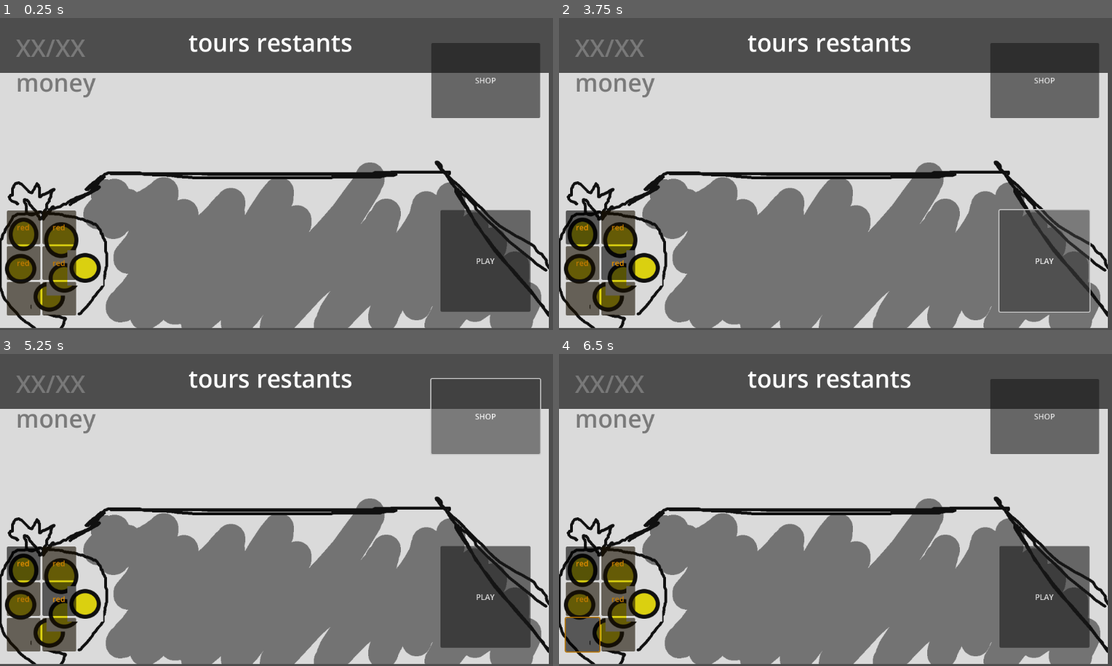
Above: before the commit, frames 1-4 (two rows, left to right).
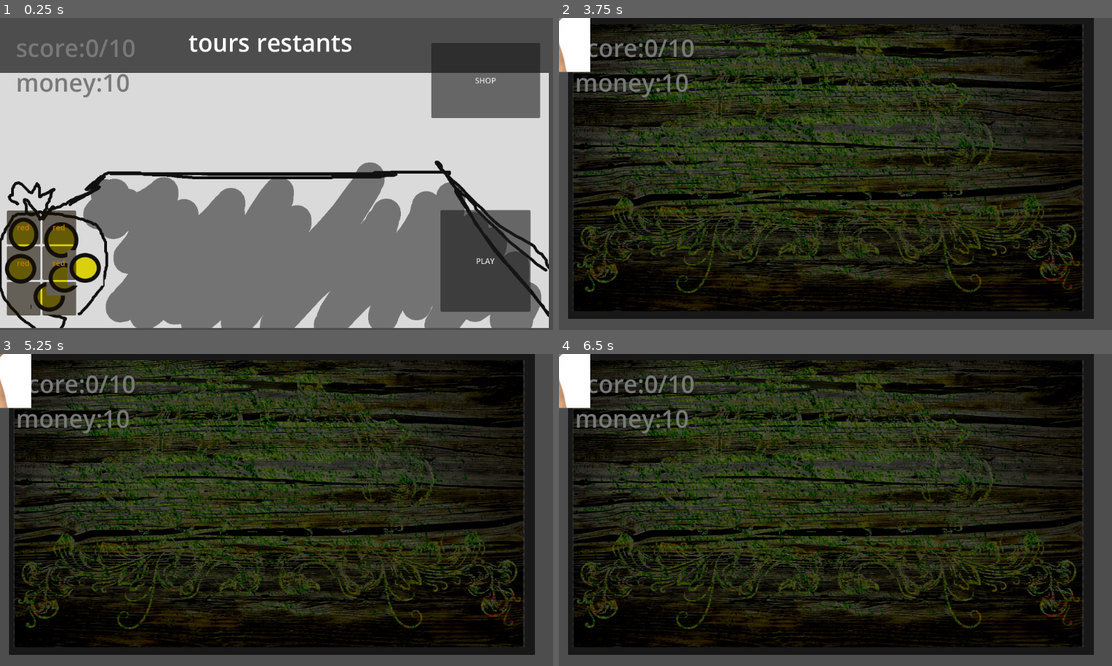
Above: after the commit, the same moments.

Repository: iceknith/ArcadiaJam-3-les3mousquetaires
Game: Godot game, scene res://src/GameScenes/main_game.tscn
Same seed, same stepped clock (60 frames per second), same inputs: the game is played once before the commit and once after it. Before the commit the project has no main scene; this scene is started directly in both runs.
Inputs (mouse positions are in pixels of both pictures, inside the frame that each line leads up to):
- Up to frame 1 (0.25 s): no input
- Up to frame 2 (3.75 s): click "red" at 0.5 s; click "red" at 1.25 s; click "red" at 2 s; click "red" at 2.75 s; click "PLAY" at 3.5 s
- Up to frame 3 (5.25 s): click (486, 597) at 4.25 s, where only the run before the commit has a clickable "PLAY"; click (486, 416) at 5 s, where only the run before the commit has a clickable "SHOP"
- Up to frame 4 (6.5 s): click (581, 634) at 5.77 s

The runs differ from the first frame. In frame 1, 0.6% of the frame differs, in the area x 2-25%, y 6-24%; in frame 2, 95%, in the area x 0-100%, y 0-100%; in frame 3, 95%; in frame 4, 95%.
Error before the commit: Parse Error: Function "afficheScore()" not found in base self. (res://src/GameScenes/GameManager.gd:15)

Commit message:
gamemanager repaired

Diff:
--- a/project.godot
+++ b/project.godot
@@ -11,6 +11,7 @@
 [application]
 
 config/name="ArcadiaJam#3-les3mousquetaires"
+run/main_scene="uid://df73jwxyyl64o"
 config/features=PackedStringArray("4.5", "Forward Plus")
 config/icon="res://icon.svg"
 
@@ -18,6 +19,7 @@
 
 OrganVars="*res://src/globalVars/organVars.gd"
 PlayerVars="*res://src/globalVars/playerVars.gd"
+PieceVars="*res://src/globalVars/pieceVars.gd"
 
 [global_group]
 
--- a/src/GameScenes/GameManager.gd
+++ b/src/GameScenes/GameManager.gd
@@ -13,6 +13,10 @@
 # Called every frame. 'delta' is the elapsed time since the previous frame.
 func _process(delta: float) -> void:
 	afficheScore()
+
+func afficheScore() -> void:
+	PlayerVars.score += collect_coins()
+	$PlayerScore.text = "score:" + str(PlayerVars.score) + "/" + str(scoreThreshold) + "\n" + "money:"+str(PlayerVars.money)
 
 
 func collect_coins() -> int:
@@ -35,3 +39,10 @@
 	$Shop.visible = false
 	$TableNormale.visible = false
 	$TableTopdown.visible = true
+
+	$Launch.launch()
+
+func _on_shop_exit_shop():
+	$Shop.visible = false
+	$TableNormale.visible = true
+	$TableTopdown.visible = false
--- a/src/GameScenes/shop.gd
+++ b/src/GameScenes/shop.gd
@@ -68,8 +68,8 @@
 		i+=1
 
 func get_random_piece() -> Dictionary:
-	var piece_name = OrganVars.pieces.keys()[randi_range(0,OrganVars.pieces.size()-1)]
-	var piece = OrganVars.pieces[piece_name]
+	var piece_name = PieceVars.pieces.keys()[randi_range(0,PieceVars.pieces.size()-1)]
+	var piece = PieceVars.pieces[piece_name]
 	piece["name"] = piece_name
 	return piece
 
--- a/src/globalVars/organVars.gd
+++ b/src/globalVars/organVars.gd
@@ -22,7 +22,7 @@
 		"value" : 1,
 		"price" : 10
 	},
-		"tooth" : {
+	"tooth" : {
 		"image" : "",
 		"icon" : "",
 		"effect" : "",
@@ -30,21 +30,3 @@
 		"price" : 0
 	}
 }
-
-var pieces:Dictionary = {
-	"red" : {
-		"effect" : "",
-		"value" : 0,
-		"price" : 0
-	},
-	"green" : {
-		"effect" : "",
-		"value" : 0,
-		"price" : 1
-	},
-	"blue" : {
-		"effect" : "",
-		"value" : 0,
-		"price" : 2
-	}
-}
--- a/src/globalVars/pieceVars.gd
+++ b/src/globalVars/pieceVars.gd
@@ -1,10 +1,19 @@
 extends Node
 
 var pieces:Dictionary = {
-	"normale" : {
+	"red" : {
 		"effect" : "",
-		"value" : 1,
-		"image" : "",
-		"chance" : 0.5
+		"value" : 0,
+		"price" : 0
+	},
+	"green" : {
+		"effect" : "",
+		"value" : 0,
+		"price" : 1
+	},
+	"blue" : {
+		"effect" : "",
+		"value" : 0,
+		"price" : 2
 	}
 }
--- a/src/globalVars/playerVars.gd
+++ b/src/globalVars/playerVars.gd
@@ -2,7 +2,10 @@
 
 var organes:Dictionary = {
 	"arm" : 2,
-	"leg" : 2
+	"leg" : 2,
+	"tooth" : 0,
+	"lung" : 2,
+
 }
 
 var pieces:Array = [
